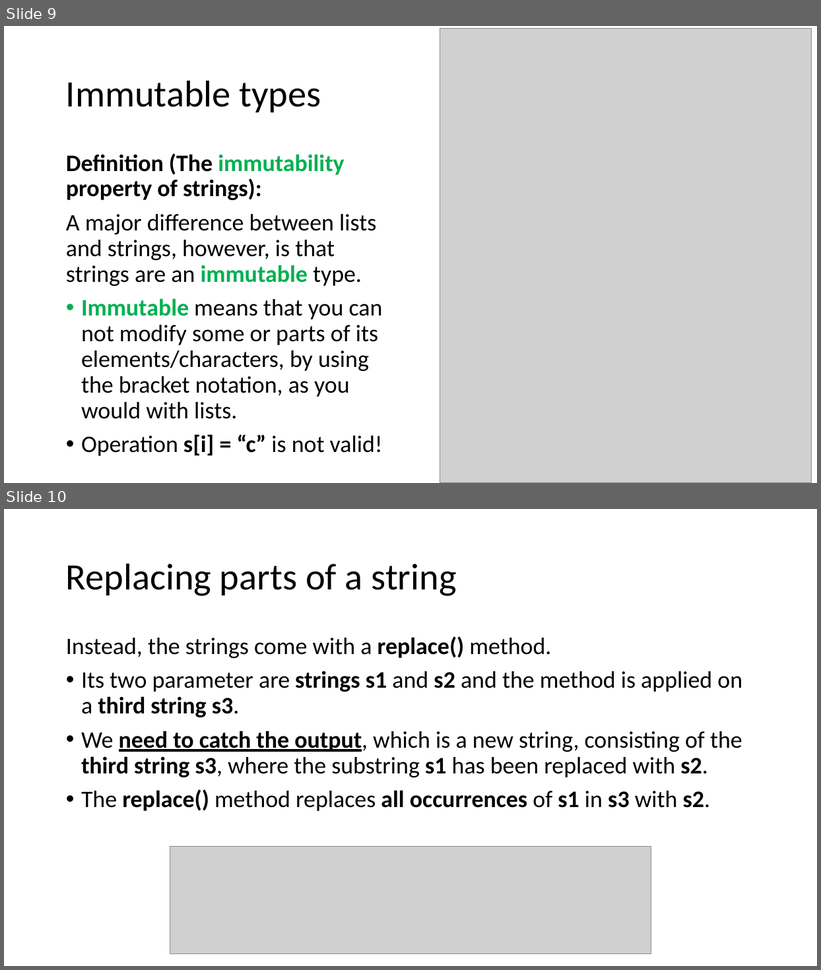
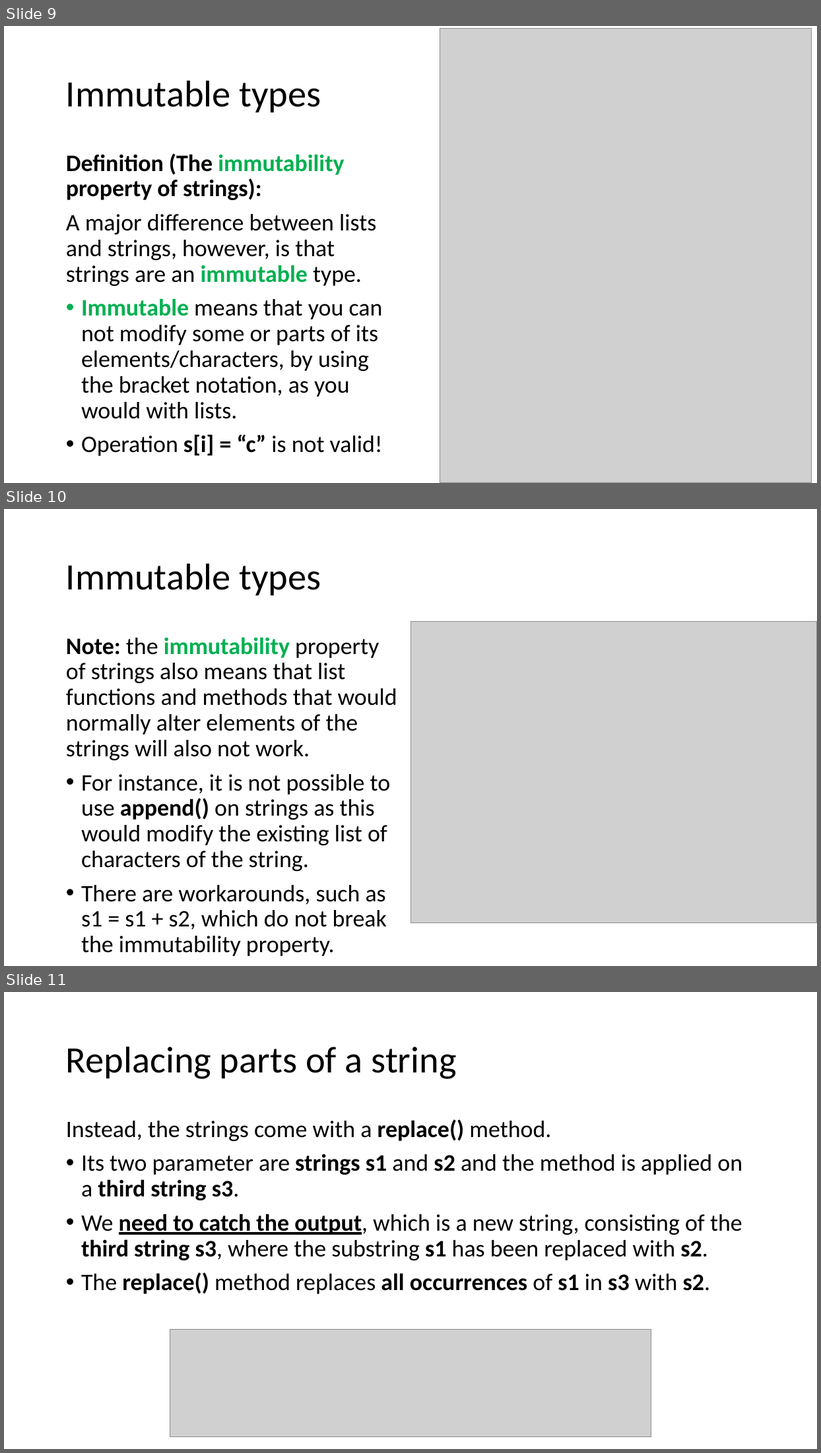
Before and after one commit to matthieudemari/SUTD_ILP_Computing, a slide deck: Chapter 14/Lecture_14.pptx. Shown one above the other, each under a label of ours: slides 9 and 10 before the commit, slides 9, 10 and 11 after it. The pictures are 821x970 and 821x1453 pixels, drawn with LibreOffice and Linux fonts; fonts in the diff are those of the drawing; grey boxes stand for pictures. Boxes give left, top, right and bottom in pixels: in the first picture for what was removed or moved away, otherwise in the second. Text is boxed around its words. In the diff, an @@ line names an element or a change of style, - is before the commit and + after.

Commit message:
Done teaching Lectures 12 and 14.

```diff
--- a/Chapter 14/Lecture_14.pptx
+++ b/Chapter 14/Lecture_14.pptx
@@ slide 10 added at (4,509,817,966), background #FFFFFF @@
@@ title added at (66,563,321,595), 44 pt, text #000000 @@
+Immutable types
@@ picture added at (411,622,817,923) @@
@@ text added at (66,637,397,956), 28 pt, text #000000 @@
+Note: the immutability property of strings also means that list functions and methods that would normally alter elements of the strings will also not work.
+• For instance, it is not possible to use append() on strings as this would modify the existing list of characters of the string.
+• There are workarounds, such as
+  s1 = s1 + s2, which do not break the immutability property.
@@ what was slide 10 is now slide 11 @@
```
Also in this commit, not shown: 13 other files.
